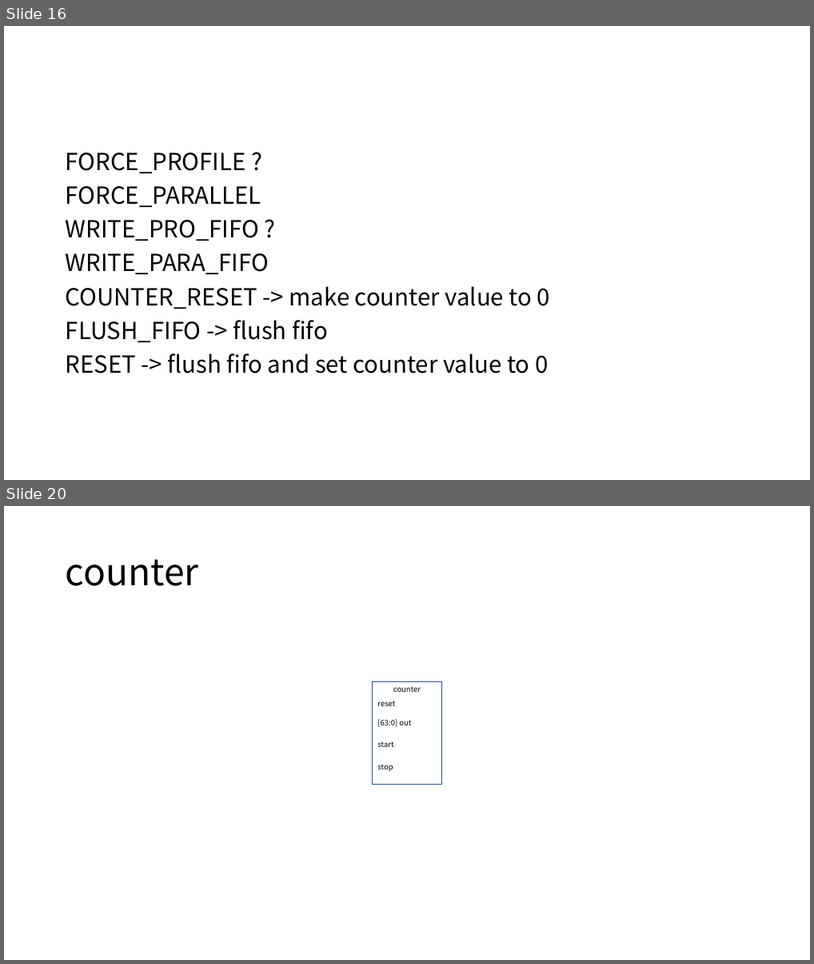
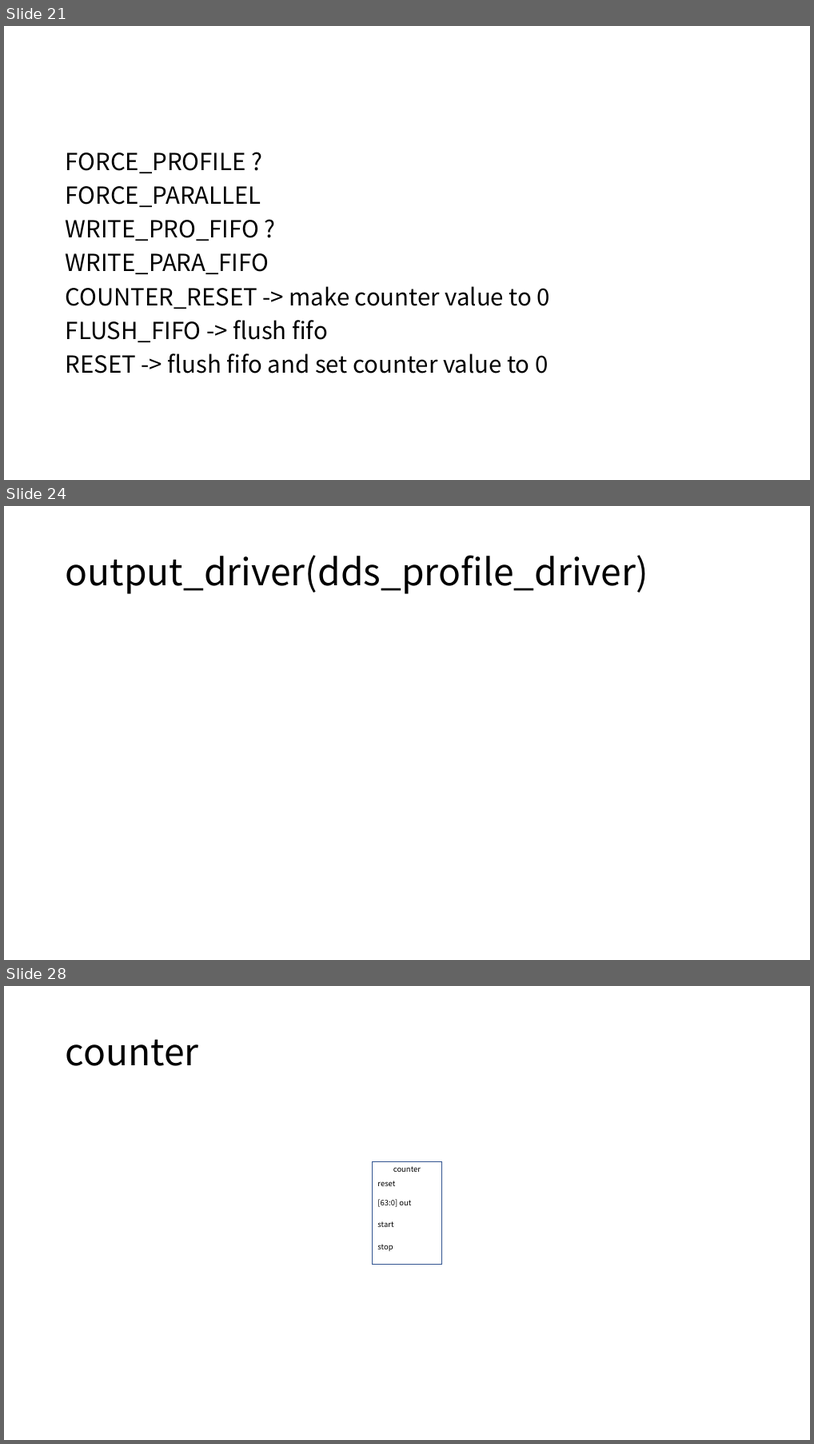
Before and after one commit to snu-quiqcl/AD9910, a slide deck: AD9912_MODULE.pptx. Shown one above the other, each under a label of ours: slides 16 and 20 before the commit, slides 21, 24 and 28 after it; the slides between them are not shown. The pictures are 814x964 and 814x1444 pixels, drawn with LibreOffice and Linux fonts; fonts in the diff are those of the drawing. Boxes give left, top, right and bottom in pixels: in the first picture for what was removed or moved away, otherwise in the second. Text is boxed around its words. In the diff, an @@ line names an element or a change of style, - is before the commit and + after.

```diff
--- a/AD9912_MODULE.pptx
+++ b/AD9912_MODULE.pptx
@@ slide 24 added at <box>4,506,810,960</box>, background #FFFFFF @@
@@ title added at <box>66,555,649,594</box>, 44 pt, text #000000 @@
+output_driver(dds_profile_driver)
@@ what was slide 16 is now slide 21 @@
@@ what was slide 20 is now slide 28 @@
```
Also in this commit, not shown: 4 slides changed, 9 other slides added.
